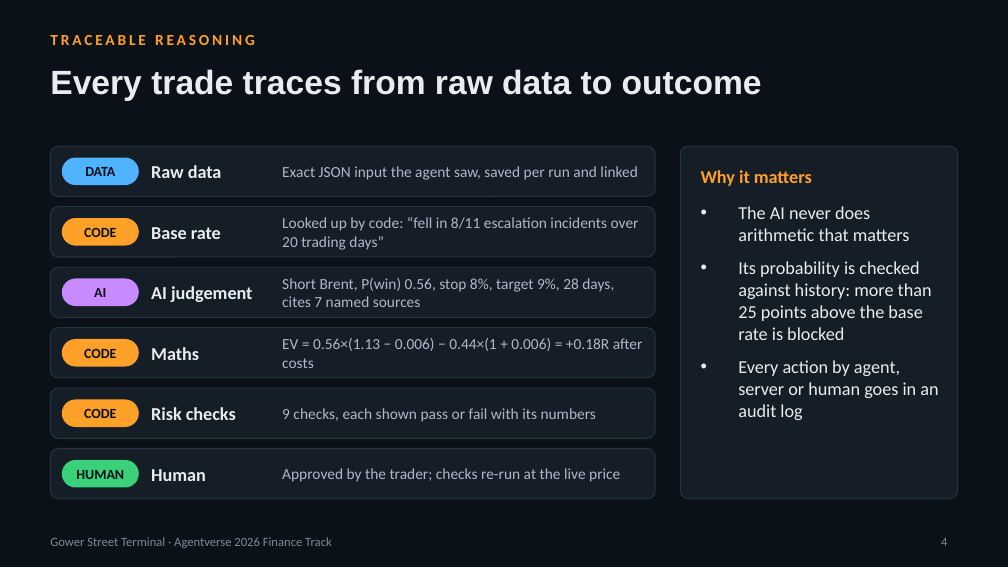
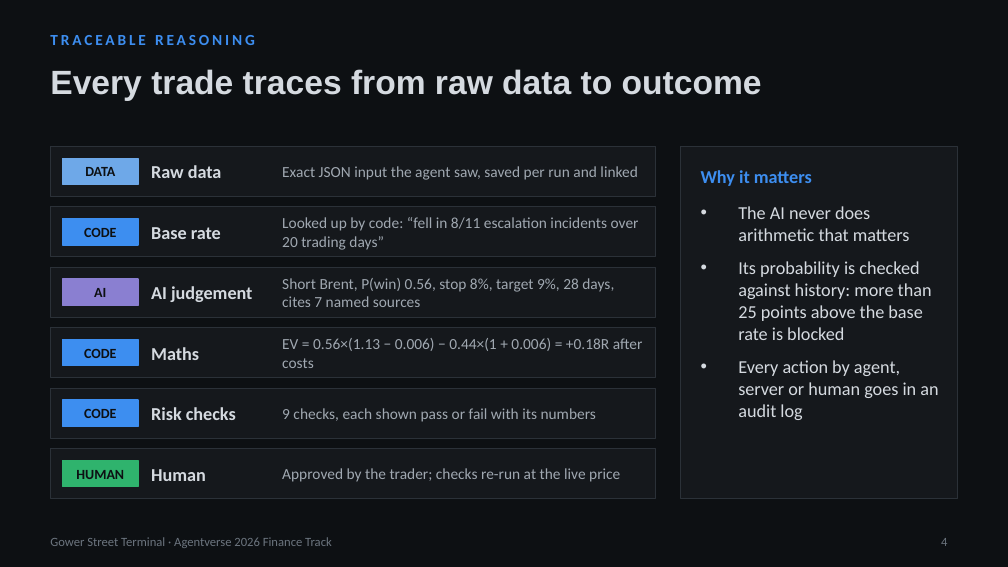
Before and after one commit to itsaminzare/gower-street-terminal, a slide deck: slide 4 of deck/Gower-Street-Terminal-pitch.pptx. Drawn at 1008x567 pixels with LibreOffice and Linux fonts; fonts in the diff are those of the drawing. Boxes give left, top, right and bottom in pixels: in the first picture for what was removed or moved away, otherwise in the second. Text is boxed around its words. In the diff, an @@ line names an element or a change of style, - is before the commit and + after.

```diff
--- a/deck/Gower-Street-Terminal-pitch.pptx
+++ b/deck/Gower-Street-Terminal-pitch.pptx
@@ background #0B1118 to #0D1013 @@
@@ text "TRACEABLE REASONING" at box(50, 35, 255, 45): text colour #FFA028 to #3D8EF0 @@
@@ rounded rectangle to rectangle; fill #151D27 to #15181C; outline #263241 0.75 pt to #2B3138 0.75 pt in 7 elements at box(50, 146, 655, 197), box(50, 207, 655, 257), box(50, 267, 655, 318), box(50, 328, 655, 378), box(50, 388, 655, 438), box(50, 449, 655, 499), box(680, 146, 958, 499) @@
@@ rectangle at box(62, 158, 138, 184): rounded rectangle to rectangle; fill #4FB3FF to #6EA8E8; outline #4FB3FF 1 pt to #6EA8E8 1 pt @@
@@ text "Why it matters" at box(701, 170, 812, 186): text colour #FFA028 to #3D8EF0 @@
@@ text colour #E8EDF2 to #D5DAE0 in 8 elements at box(50, 69, 762, 101), box(151, 165, 222, 178), box(151, 227, 221, 239), box(151, 286, 252, 302), box(151, 347, 199, 360), box(151, 407, 236, 420), box(151, 469, 206, 481), box(738, 206, 938, 420) @@
@@ rectangle at box(62, 279, 138, 305): rounded rectangle to rectangle; fill #C78BFF to #8A7FD1; outline #C78BFF 1 pt to #8A7FD1 1 pt @@
@@ rounded rectangle to rectangle; fill #FFA028 to #3D8EF0; outline #FFA028 1 pt to #3D8EF0 1 pt in 3 elements at box(62, 219, 138, 245), box(62, 340, 138, 366), box(62, 400, 138, 426) @@
@@ text colour #AEB9C5 to #A0A8B1 in 6 elements at box(282, 166, 637, 180), box(282, 217, 639, 250), box(282, 278, 614, 307), box(282, 338, 643, 368), box(282, 408, 596, 422), box(282, 468, 620, 482) @@
@@ text colour #0B1118 to #0D1013 in 6 elements at box(85, 167, 115, 176), box(84, 228, 116, 237), box(94, 288, 106, 297), box(84, 349, 116, 358), box(84, 409, 116, 418), box(76, 470, 124, 479) @@
@@ rectangle at box(62, 461, 138, 487): rounded rectangle to rectangle; fill #3AD17A to #2FB36D; outline #3AD17A 1 pt to #2FB36D 1 pt @@
@@ text "Gower Street Terminal · Agentverse ..." at box(50, 537, 332, 548): text colour #7D8A99 to #6C757F @@
@@ page number at box(941, 538, 947, 546): text colour #7D8A99 to #6C757F @@
```
Also in this commit, not shown: 9 other slides changed.
